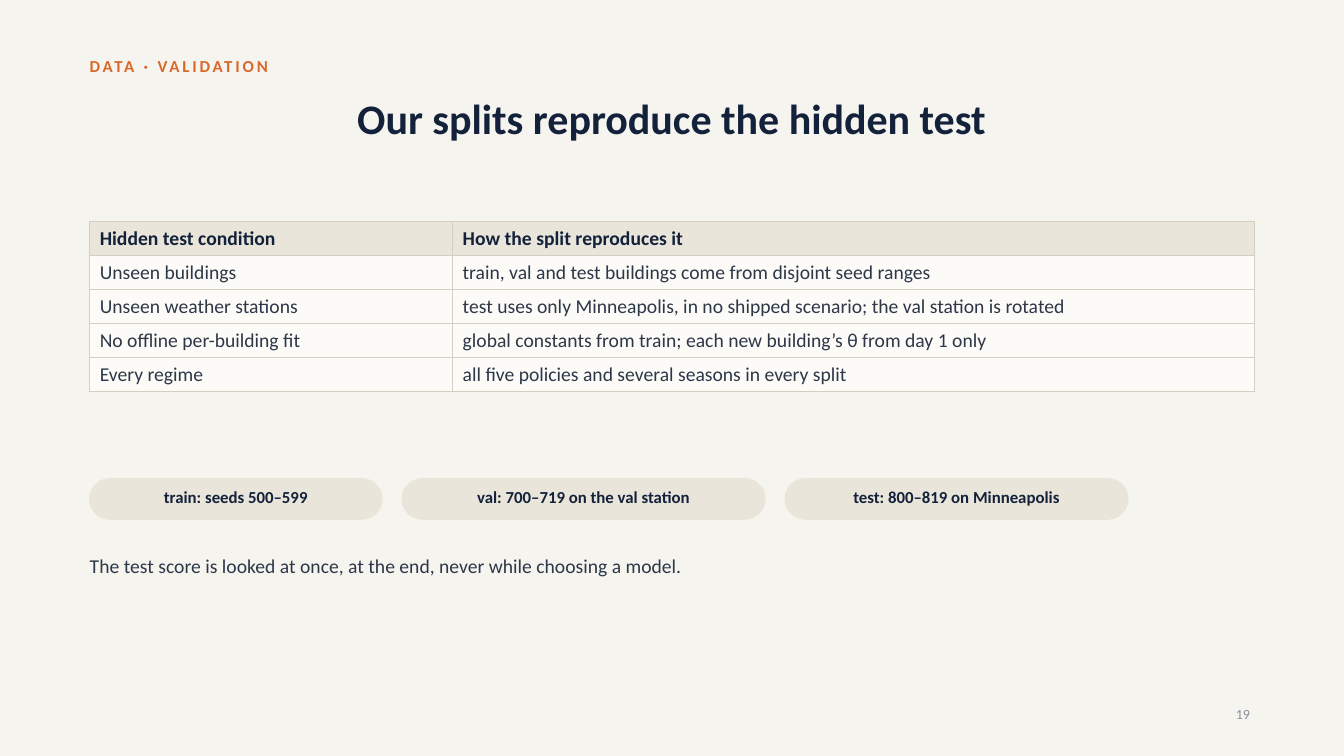
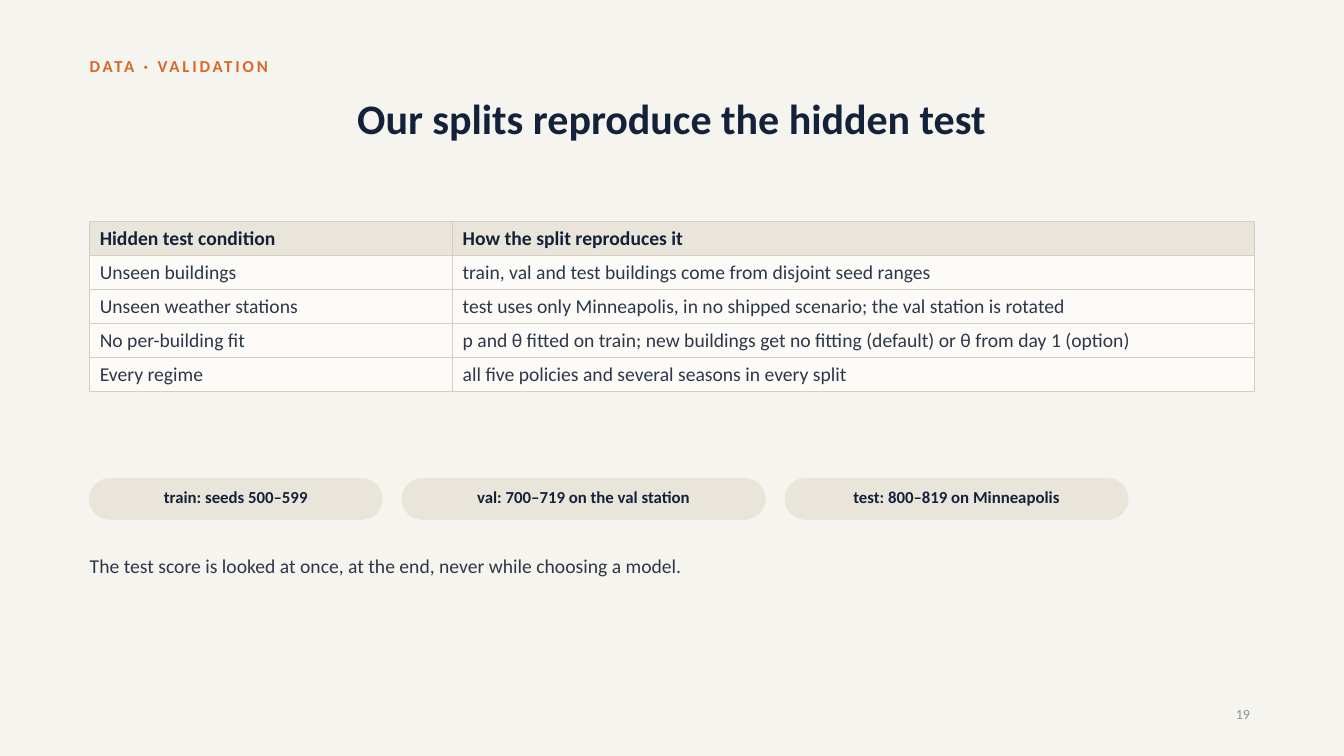
Before and after one commit to srivathsanb14/working-code, a slide deck: slide 19 of docs/One_Controller_for_Every_Building.pptx. Drawn at 1344x756 pixels with LibreOffice and Linux fonts; fonts in the diff are those of the drawing. Boxes give left, top, right and bottom in pixels: in the first picture for what was removed or moved away, otherwise in the second. Text is boxed around its words. In the diff, an @@ line names an element or a change of style, - is before the commit and + after.

```diff
--- a/docs/One_Controller_for_Every_Building.pptx
+++ b/docs/One_Controller_for_Every_Building.pptx
@@ table at (90, 222, 1254, 389) @@
-row 4, column 1: No offline per-building fit
+row 4, column 1: No per-building fit
-row 4, column 2: global constants from train; each new building’s θ from day 1 only
+row 4, column 2: p and θ fitted on train; new buildings get no fitting (default) or θ from day 1 (option)
```
Also in this commit, not shown: 7 other slides changed, 1 slide added, 15 other files.
